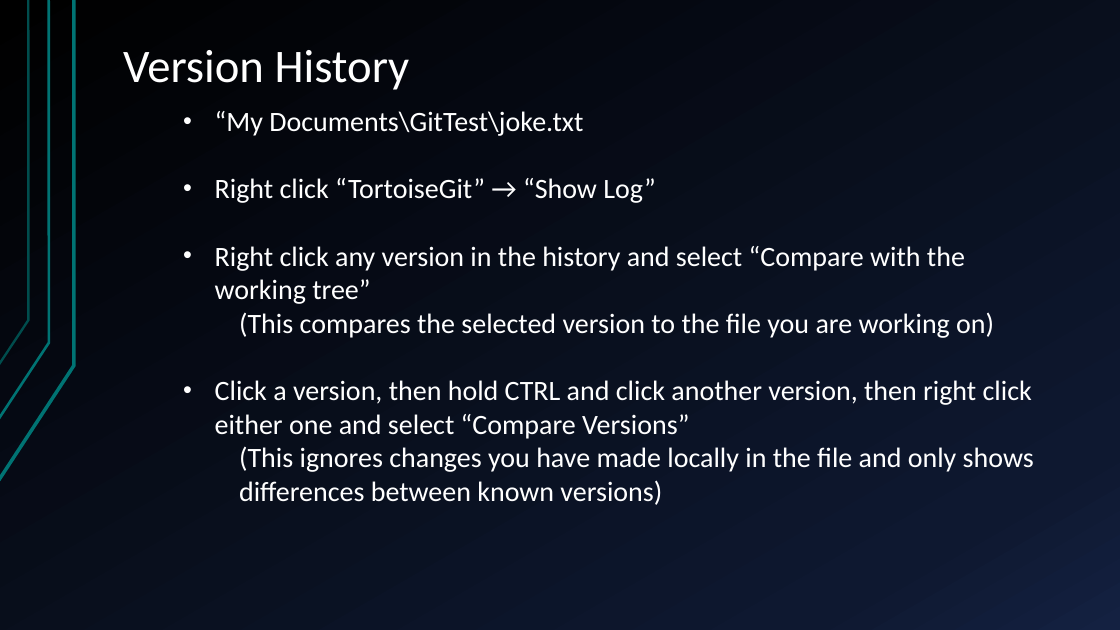
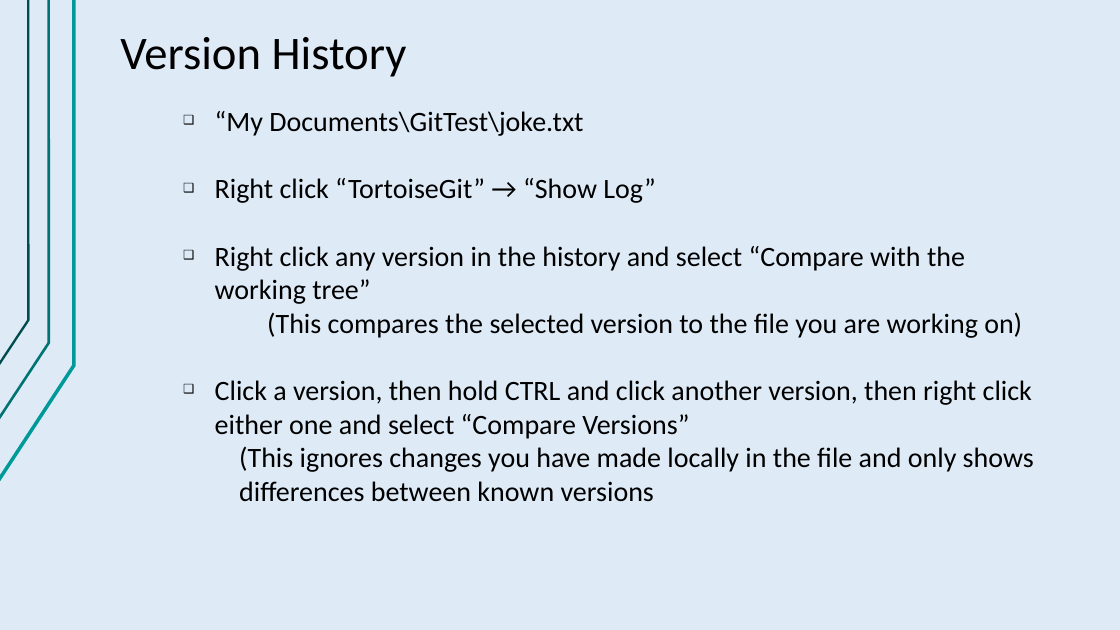
Before and after one commit to FRC4913/GitTest, a slide deck: slide 6 of git.pptx. Drawn at 1120x630 pixels with LibreOffice and Linux fonts; fonts in the diff are those of the drawing. Boxes give left, top, right and bottom in pixels: in the first picture for what was removed or moved away, otherwise in the second. Text is boxed around its words. In the diff, an @@ line names an element or a change of style, - is before the commit and + after.

Commit message:
Dark font light background works better with the projector

```diff
--- a/git.pptx
+++ b/git.pptx
@@ background gradient #000000 to #0F1931 to #142242 to #DEEBF7 @@
@@ freeform shape at (0,0,49,419): outline #007373 2.25 pt to #007373 2.24 pt @@
@@ freeform shape at (0,0,29,365): outline #007373 2 pt to #004D4D 2.01 pt @@
@@ freeform shape at (0,0,74,480): outline #007373 3 pt to #009999 3 pt; outline redrawn @@
@@ title "Version History" at (120,37,407,77): text colour #FFFFFF to #000000; vertical alignment bottom to top @@
@@ free "“My Documents\GitTest\joke.txt": place and size @@
-free "“My Documents\GitTest\joke.txt" at (215,111,1034,505)
+free "“My Documents\GitTest\joke.txt" at (175,100,1064,557)
@@ text in free at (215,111,1032,439): text colour #FFFFFF to #000000 in "“My Documents\GitTest\joke.txt", "Right click “TortoiseGit” → “Show Log”", "Right click any version in the history ...", "(This compares the selected version to the ..." and 1 more places; bullet • to ❑; list level 2 to 1 in "(This compares the selected version ..." @@
@@ text in free at (239,446,1034,502): text changed; text colour #FFFFFF to #000000 @@
-  (This ignores changes you have made locally in the file and only shows differences between known versions)
+(This ignores changes you have made locally in the file and only shows differences between known versions
```
Also in this commit, not shown: 9 other slides changed.
